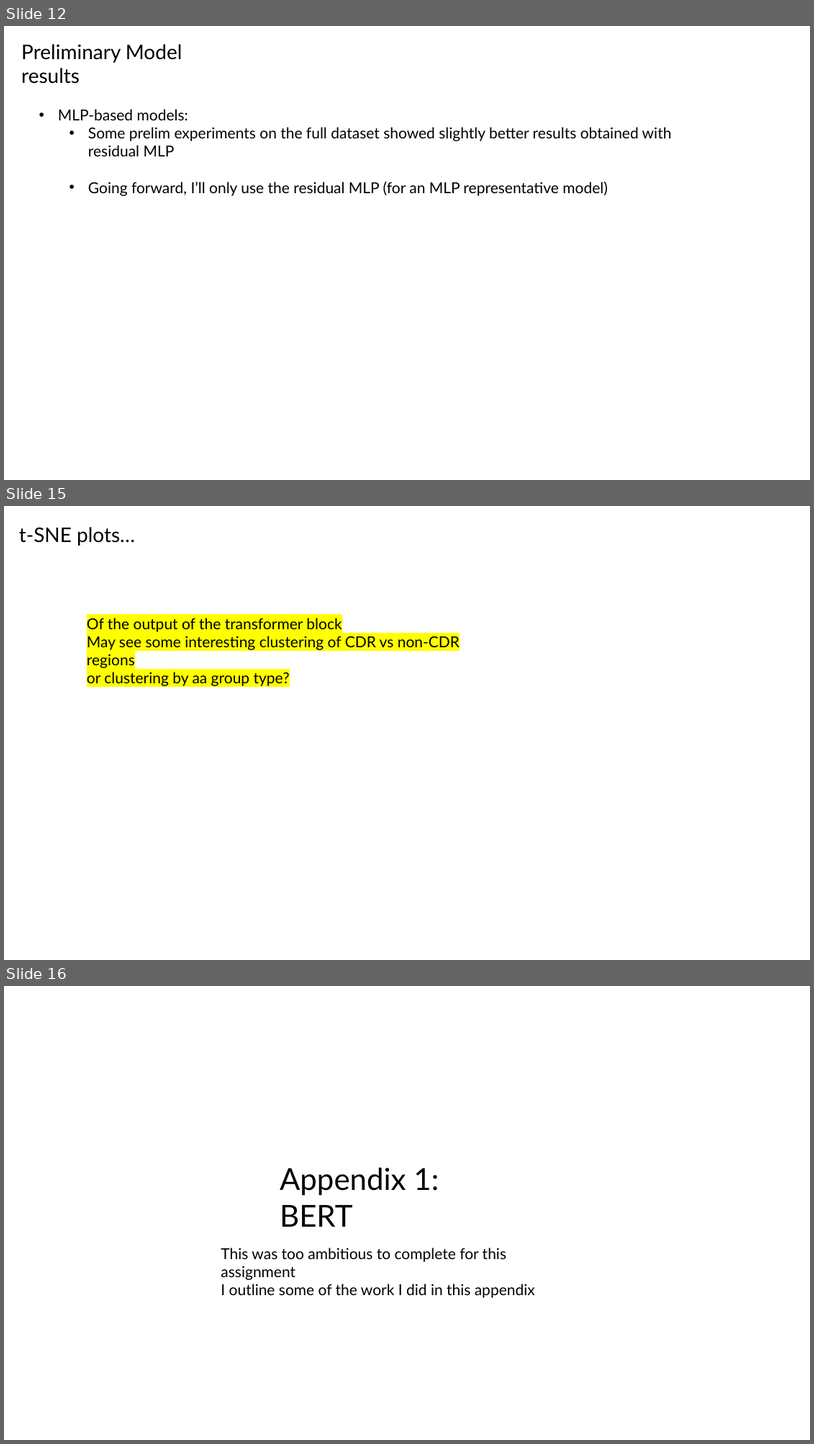
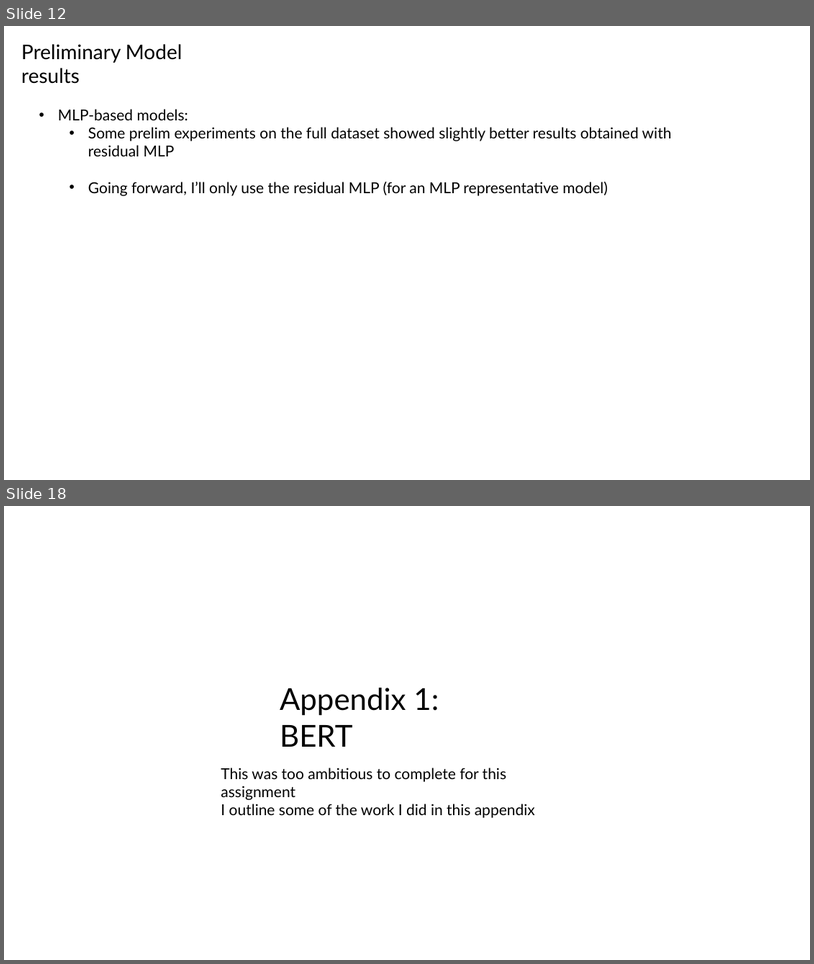
Before and after one commit to planaria158/BERT-antibody-antigen-binding-energy, a slide deck: Homework-aAlphaBio.pptx. Shown one above the other, each under a label of ours: slides 12, 15 and 16 before the commit, slides 12 and 18 after it; the slides between them are not shown. The pictures are 814x1444 and 814x964 pixels, drawn with LibreOffice and Linux fonts; fonts in the diff are those of the drawing. Boxes give left, top, right and bottom in pixels: in the first picture for what was removed or moved away, otherwise in the second. Text is boxed around its words. In the diff, an @@ line names an element or a change of style, - is before the commit and + after.

```diff
--- a/Homework-aAlphaBio.pptx
+++ b/Homework-aAlphaBio.pptx
@@ slide 15 removed at (4,506,810,960), background #FFFFFF @@
@@ text removed at (19,527,135,546) @@
-t-SNE plots…
@@ text removed at (87,618,460,686) @@
-Of the output of the transformer block
-May see some interesting clustering of CDR vs non-CDR regions
-or clustering by aa group type?
@@ what was slide 16 is now slide 18 @@
```
Also in this commit, not shown: 2 slides changed, 3 slides added.
